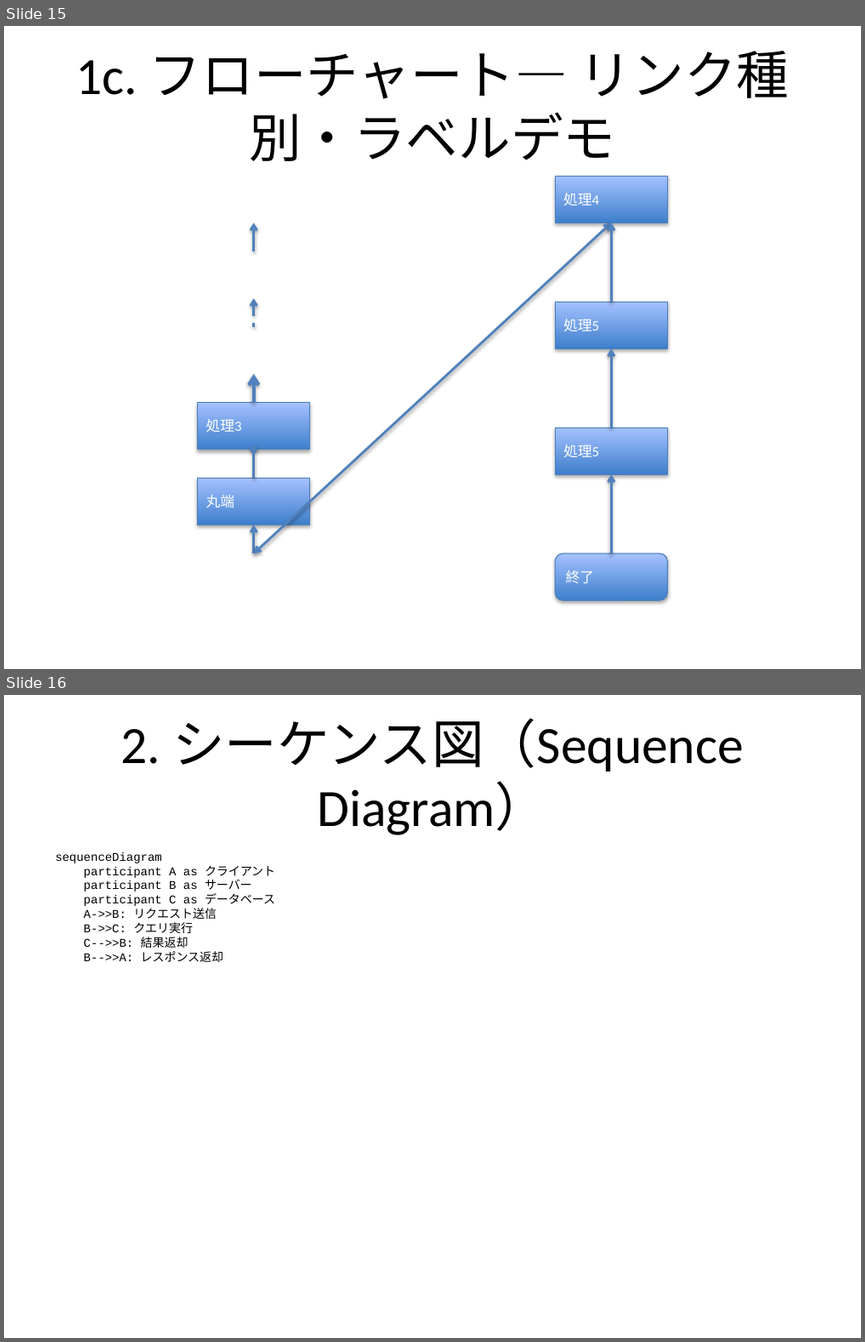
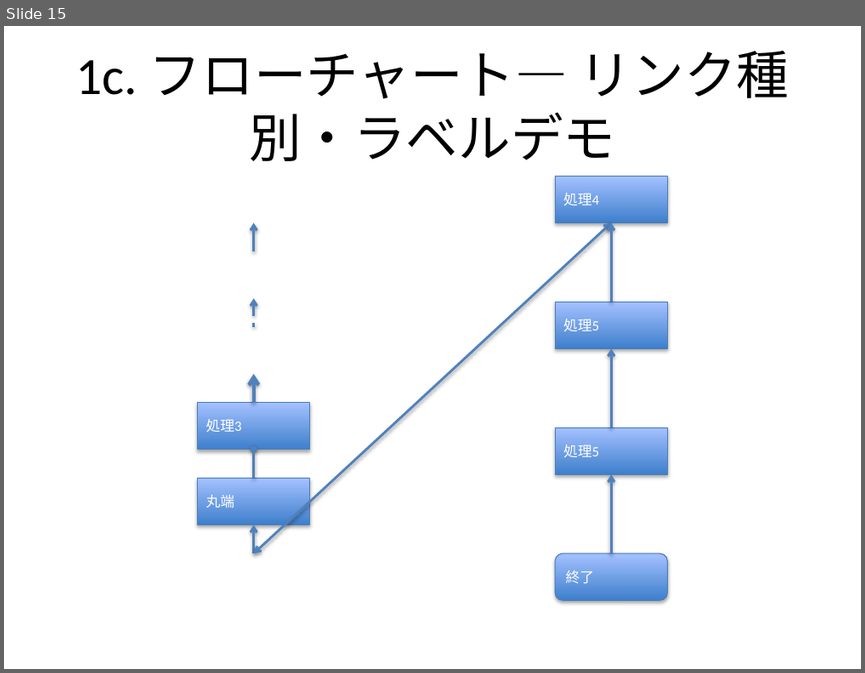
Before and after one commit to notfolder/qmd_to_pptx, a slide deck: demo_full.pptx. Shown one above the other, each under a label of ours: slides 15 and 16 before the commit, slide 15 after it. The pictures are 865x1342 and 865x673 pixels, drawn with LibreOffice and Linux fonts; fonts in the diff are those of the drawing. Boxes give left, top, right and bottom in pixels: in the first picture for what was removed or moved away, otherwise in the second. Text is boxed around its words. In the diff, an @@ line names an element or a change of style, - is before the commit and + after.

```diff
--- a/demo_full.pptx
+++ b/demo_full.pptx
@@ slide 16 removed at (4,695,861,1338), background #FFFFFF @@
@@ title removed at (121,718,744,835) @@
-2. シーケンス図（Sequence Diagram）
@@ text removed at (55,852,275,962) @@
-sequenceDiagram
-participant A as クライアント
-participant B as サーバー
-participant C as データベース
-A->>B: リクエスト送信
-B->>C: クエリ実行
-C-->>B: 結果返却
-B-->>A: レスポンス返却
```
Also in this commit, not shown: 2 slides added, 4 other files.
